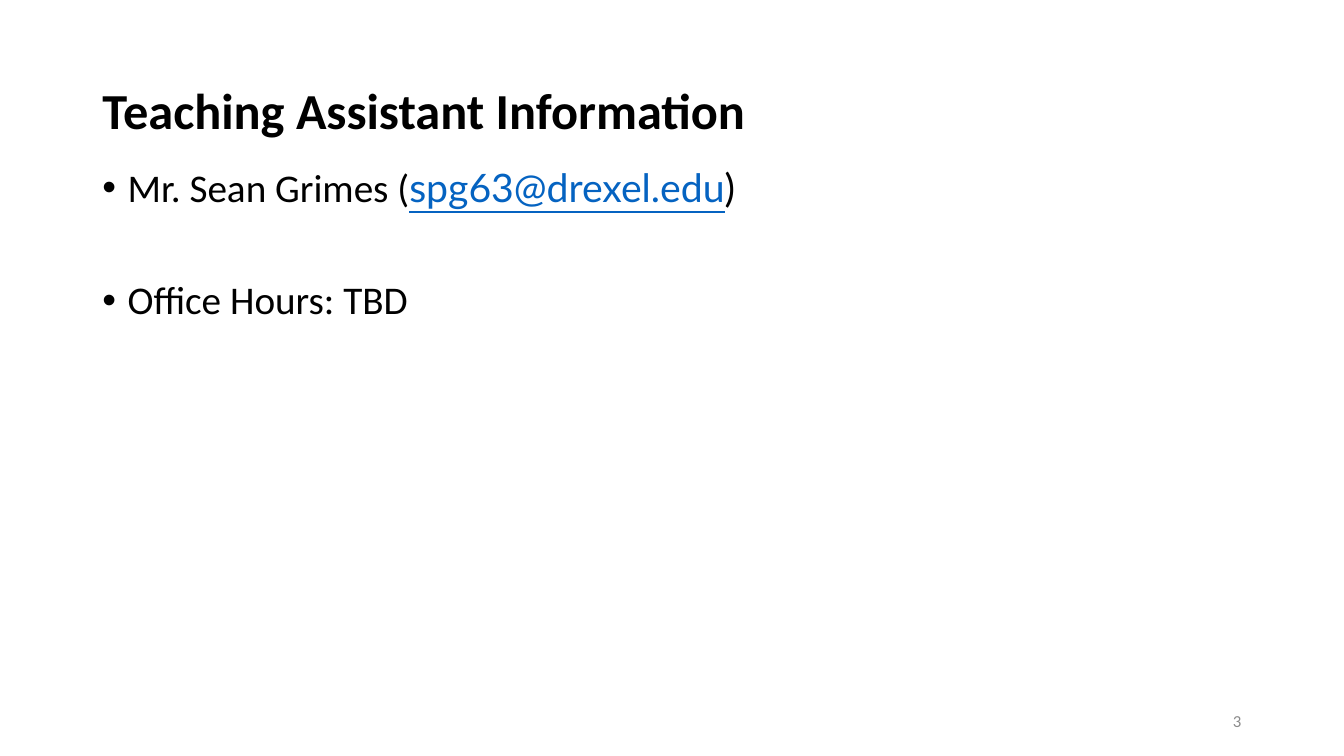
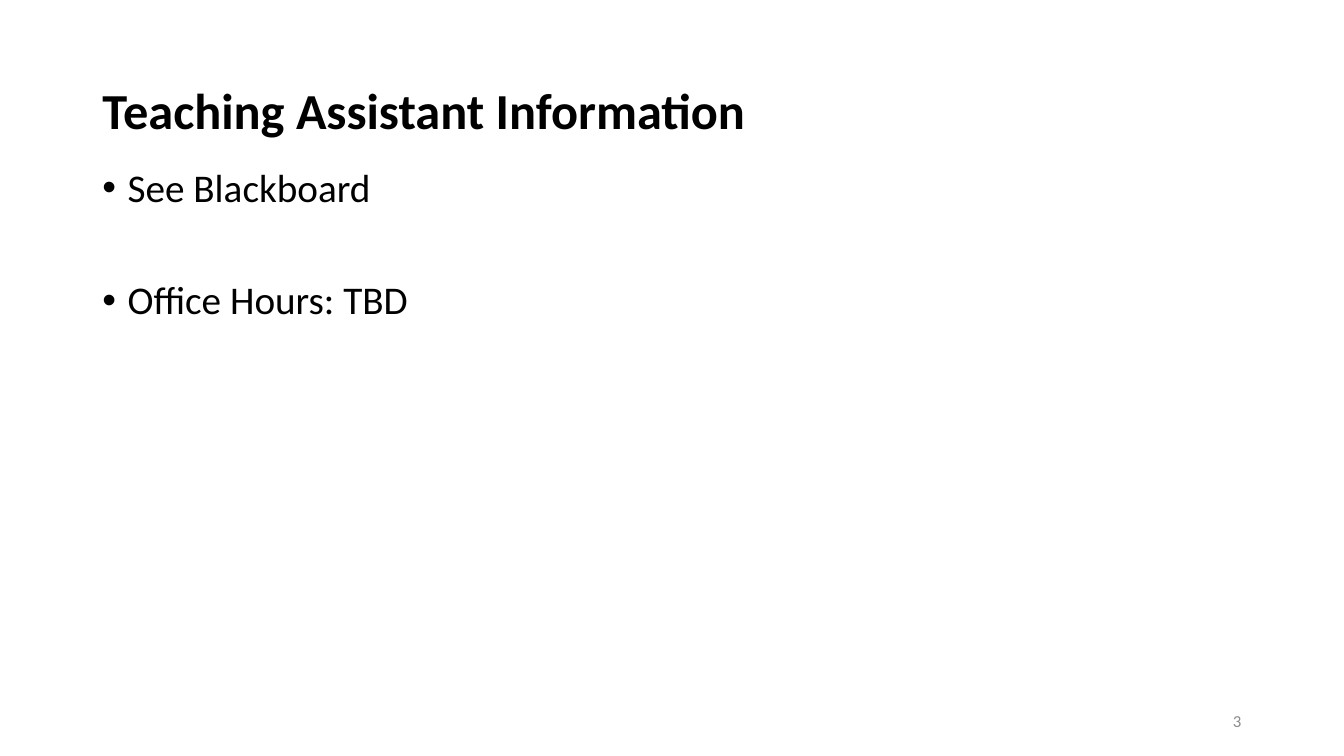
Before and after one commit to ArchitectingSoftware/SE577-SoftwareArchitecture, a slide deck: slide 3 of lectures/Week 1 - Course Overview.pptx. Drawn at 1344x756 pixels with LibreOffice and Linux fonts; fonts in the diff are those of the drawing. Boxes give left, top, right and bottom in pixels: in the first picture for what was removed or moved away, otherwise in the second. Text is boxed around its words. In the diff, an @@ line names an element or a change of style, - is before the commit and + after.

```diff
--- a/lectures/Week 1 - Course Overview.pptx
+++ b/lectures/Week 1 - Course Overview.pptx
@@ text at bbox=[128, 174, 370, 203]: text changed; font Lato to Calibri; text colour #0563C1 to #000000 @@
-• Mr. Sean Grimes (spg63@drexel.edu)
+• See Blackboard
```
Also in this commit, not shown: 3 other slides changed, 1 other file.
